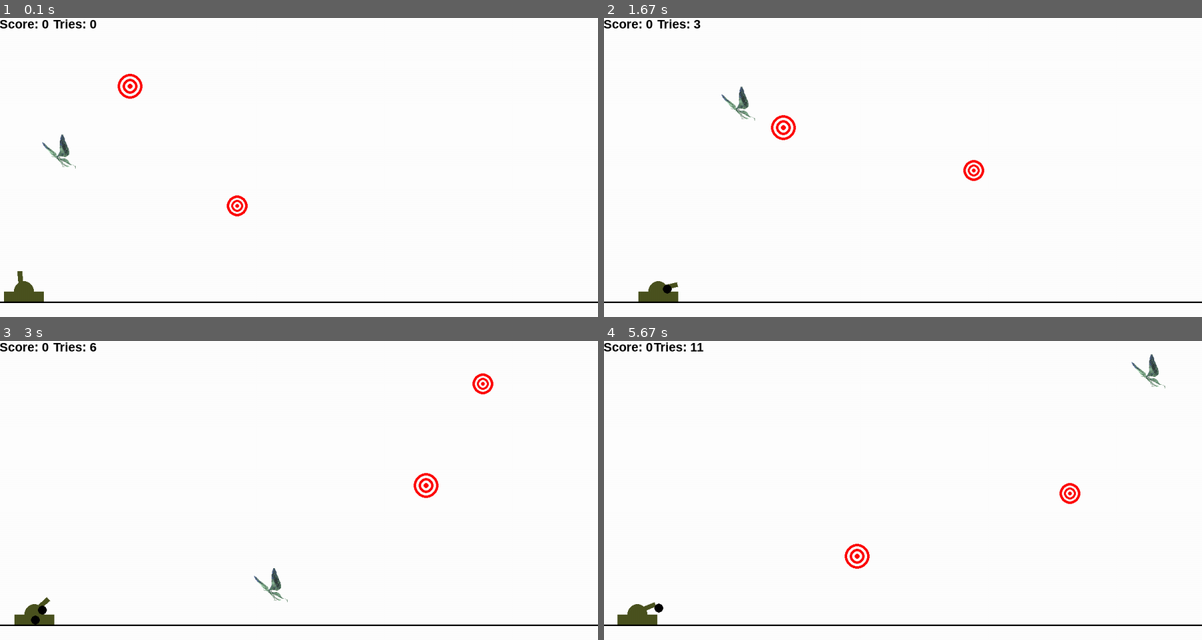
Above: before the commit, frames 1-4 (two rows, left to right).
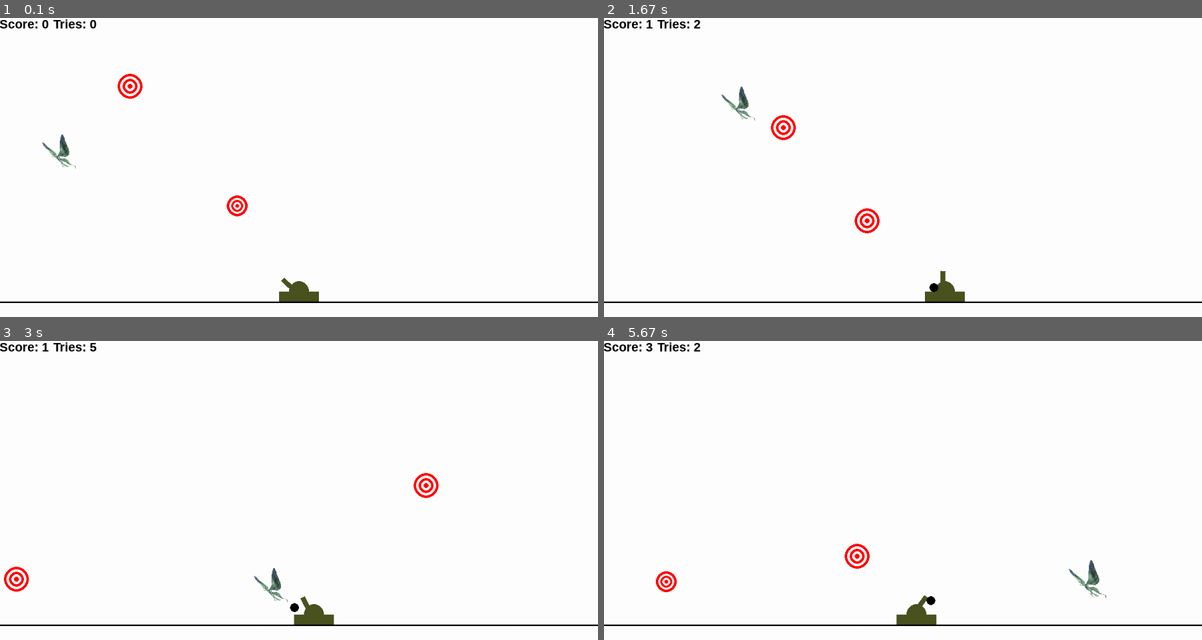
Above: after the commit, the same moments.

Repository: gnorayr/infa_2020_Gevorgyan
Game: pygame game, started from Lab 8 Cannon/Zibil.py
The game is run twice, just before and just after one commit, with the same random seed, the same clock (stepped at 60 frames per second) and the same inputs.
Inputs (mouse positions are in pixels of both pictures, inside the frame that each line leads up to):
- Up to frame 1 (0.1 s): no input
- Up to frame 2 (1.67 s): press the mouse at (1094, 158) at 0.37 s; move the mouse to (998, 173) at 0.47 s; release the mouse at (908, 185) at 0.6 s; hold Right 0.67-1.13 s; click (717, 236) at 0.75 s; hold Right 1.17-1.63 s; click (944, 230) at 1.25 s
- Up to frame 3 (3 s): hold Left 1.67-2.2 s; click (322, 589) at 1.75 s; hold Left 2.23-2.63 s; click (101, 379) at 2.32 s; hold Right from 2.67 s (still down); click (227, 445) at 2.75 s
- Up to frame 4 (5.67 s): release Right at 3.3 s; hold Left 3.33-3.8 s; click (879, 418) at 3.42 s; hold Right 3.83-4.3 s; click (1010, 406) at 3.92 s; hold Right 4.33-4.8 s; click (968, 403) at 4.42 s; hold Left 4.83-5.37 s; click (795, 598) at 4.92 s; hold Left from 5.4 s (still down); click (1040, 445) at 5.48 s

The runs differ from the first frame. In frame 1, 0.7% of the frame differs, in the area x 0-54%, y 84-95%; in frame 2, 1.1%; in frame 3, 1.2%; in frame 4, 1.7%, in the area x 2-94%, y 0-95%.

Commit message:
butterfly move

Diff:
--- a/Lab 8 Cannon/Zibil.py
+++ b/Lab 8 Cannon/Zibil.py
@@ -6,7 +6,6 @@
 
 from my_colors import *
 
-"Version pygame 2.0.0"
 pygame.init()
 FPS = 60
 screen_x, screen_y = 1200, 600
@@ -44,14 +43,14 @@
 
 
 class Cannon:
-    def __init__(self, start_side, y, x=screen_x // 25, color=ARMY, width=9):
+    def __init__(self, start_side, y, x=screen_x / 2, color=ARMY, width=9):
         self.color = color
         self.start_side = start_side
         self.side = start_side
         self.r = start_side / 2
         self.x = x
         self.y = y - self.r - 2
-        self.v = 1.1
+        self.v = 1.5
         self.width = width
         self.side_v = start_side / 75
         self.angle = 0
@@ -71,7 +70,7 @@
         if 0 > mouse_y - self.y:
             self.angle = -acos((mouse_x - self.x) / ((mouse_y - self.y) ** 2 + (mouse_x - self.x) ** 2) ** 0.5)
 
-        if pygame.mouse.get_pressed(3)[0]:
+        if pygame.mouse.get_pressed(5)[0]:
             self.side += self.side_v
             if self.side > 1.7 * self.start_side:
                 self.side_v = -abs(self.side_v)
@@ -184,7 +183,7 @@
 cannon = Cannon(40, y=ground.y)
 targets = [Target(ground.y) for i in range(2)]
 bullets = []
-butterflyes = [Butterfly()]
+butterflies = [Butterfly()]
 while not finished:
     clock.tick(FPS)
     ground.draw()
@@ -205,21 +204,23 @@
                 targets.append(Target(ground.y))
                 bullets = []
                 score += 1
-    for butterfly in butterflyes:
+    for butterfly in butterflies:
         butterfly.draw()
         butterfly.move()
         pygame.display.update()
         for bullet in bullets:
             if butterfly.is_touching(bullet):
-                butterflyes.remove(butterfly)
-                butterflyes.append(Butterfly())
+                butterflies.remove(butterfly)
+                butterflies.append(Butterfly())
                 bullets = []
                 score += 1
 
     for event in pygame.event.get():
         if event.type == pygame.QUIT:
             finished = True
-        elif event.type == pygame.MOUSEBUTTONUP:
+        elif event.type == pygame.MOUSEBUTTONDOWN:
+            pass
+        elif event.type == pygame.MOUSEBUTTONUP and event.button == 1:
             bullets.append(Bullet(cannon.x + cannon.side * cos(cannon.angle) + 0.5 * cannon.width * sin(cannon.angle),
                                   cannon.y + cannon.side * sin(cannon.angle) - 0.5 * cannon.width * cos(cannon.angle),
                                   1.3 * (cannon.side - cannon.start_side), cannon.width))
